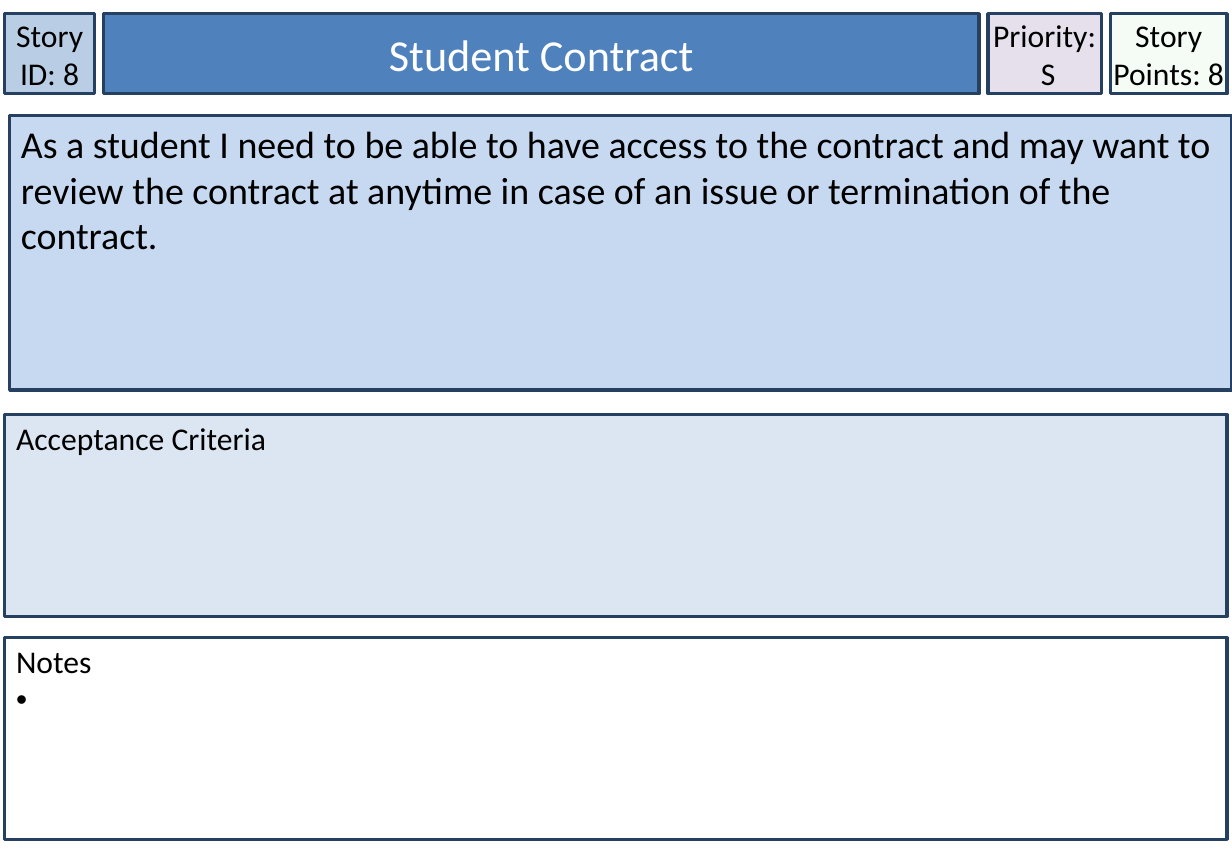
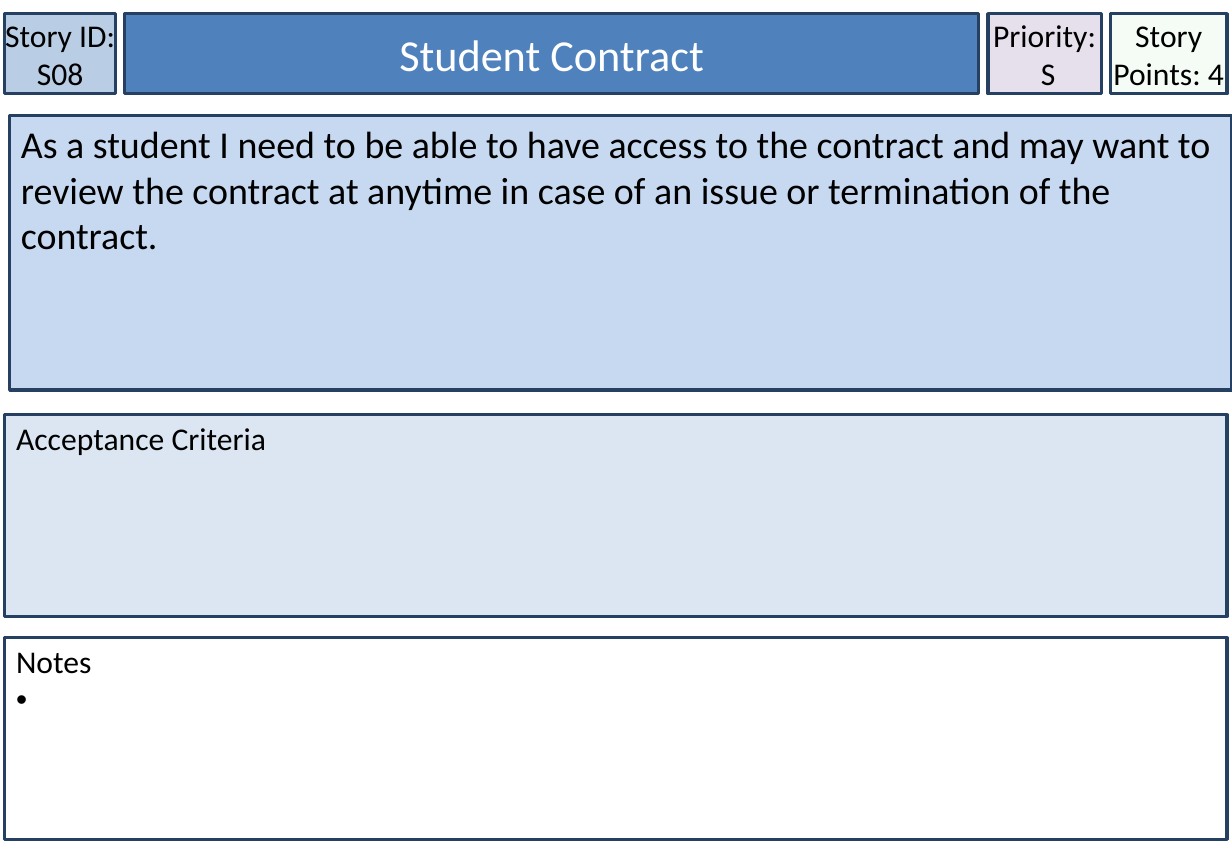
Before and after one commit to MichaelDevenish/IFB299MusicSchool, a slide deck: slide 9 of Documentation/Accpetance Criteria & User Stories/User Stories Final Format.pptx. Drawn at 1232x853 pixels with LibreOffice and Linux fonts; fonts in the diff are those of the drawing. Boxes give left, top, right and bottom in pixels: in the first picture for what was removed or moved away, otherwise in the second. Text is boxed around its words. In the diff, an @@ line names an element or a change of style, - is before the commit and + after.

```diff
--- a/Documentation/Accpetance Criteria & User Stories/User Stories Final Format.pptx
+++ b/Documentation/Accpetance Criteria & User Stories/User Stories Final Format.pptx
@@ text in rectangle at [5,20,115,93]: text changed @@
-Story ID: 8
+Story ID: S08
@@ rectangle "Story ID: S08": place and size @@
-rectangle "Story ID: S08" at [5,14,94,94]
+rectangle "Story ID: S08" at [5,14,115,94]
@@ rectangle "Student Contract": place and size @@
-rectangle "Student Contract" at [104,14,979,94]
+rectangle "Student Contract" at [124,14,979,94]
@@ text in rectangle at [1113,26,1224,93]: text changed @@
-Story Points: 8
+Story Points: 4
```
Also in this commit, not shown: 32 other slides changed.
